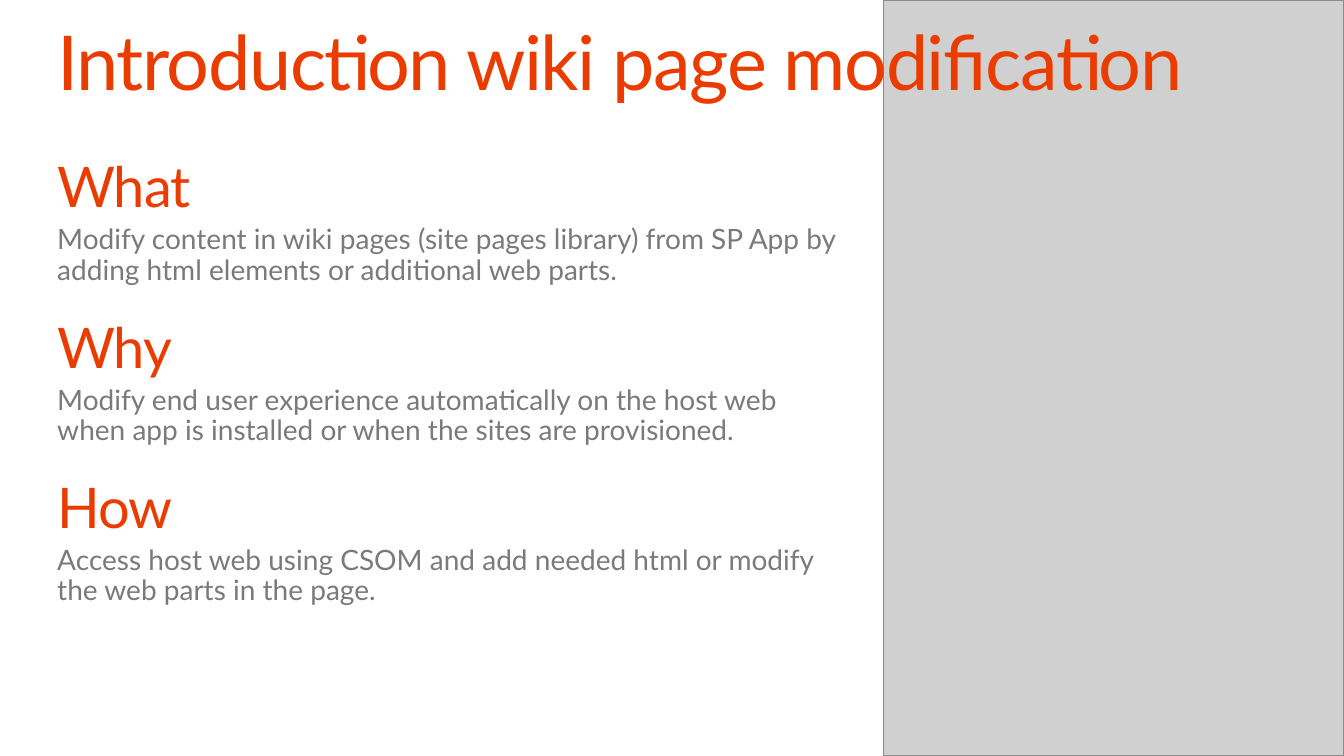
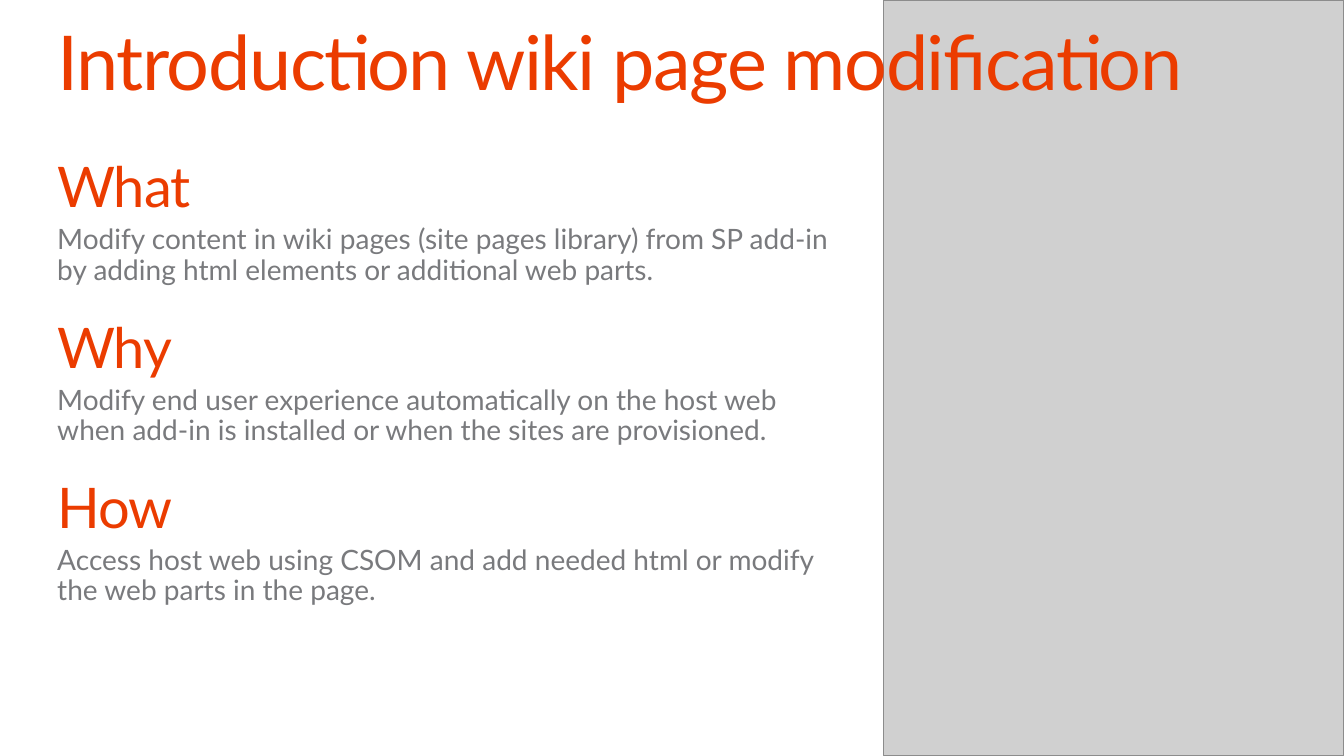
Before and after one commit to OfficeDev/TrainingContent, a slide deck: slide 9 of O3658/02 Managing site settings using app model/2_SiteManagement.pptx. Drawn at 1344x756 pixels with LibreOffice and Linux fonts; fonts in the diff are those of the drawing; grey boxes stand for pictures; background and template pictures are left out. Boxes give left, top, right and bottom in pixels: in the first picture for what was removed or moved away, otherwise in the second. Text is boxed around its words. In the diff, an @@ line names an element or a change of style, - is before the commit and + after.

```diff
--- a/O3658/02 Managing site settings using app model/2_SiteManagement.pptx
+++ b/O3658/02 Managing site settings using app model/2_SiteManagement.pptx
@@ text at [57,227,828,285]: text changed @@
-  Modify content in wiki pages (site pages library) from SP App by adding html elements or additional web parts.
+  Modify content in wiki pages (site pages library) from SP add-in by adding html elements or additional web parts.
@@ text at [57,389,776,445]: text changed @@
-  Modify end user experience automatically on the host web when app is installed or when the sites are provisioned.
+  Modify end user experience automatically on the host web when add-in is installed or when the sites are provisioned.
```
Also in this commit, not shown: 9 other slides changed, 1 slide added, 1 slide removed, 6 other files.
